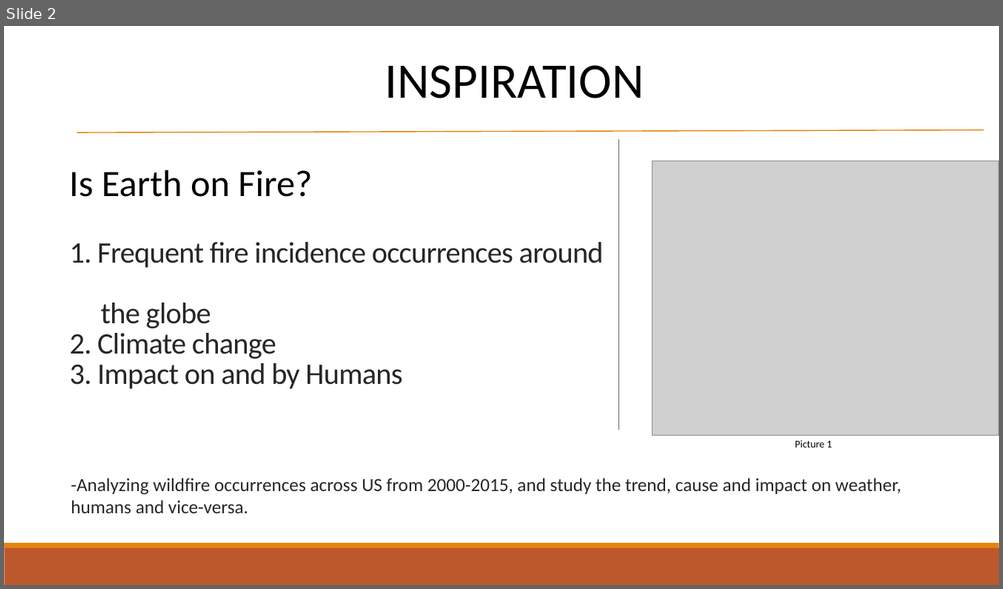
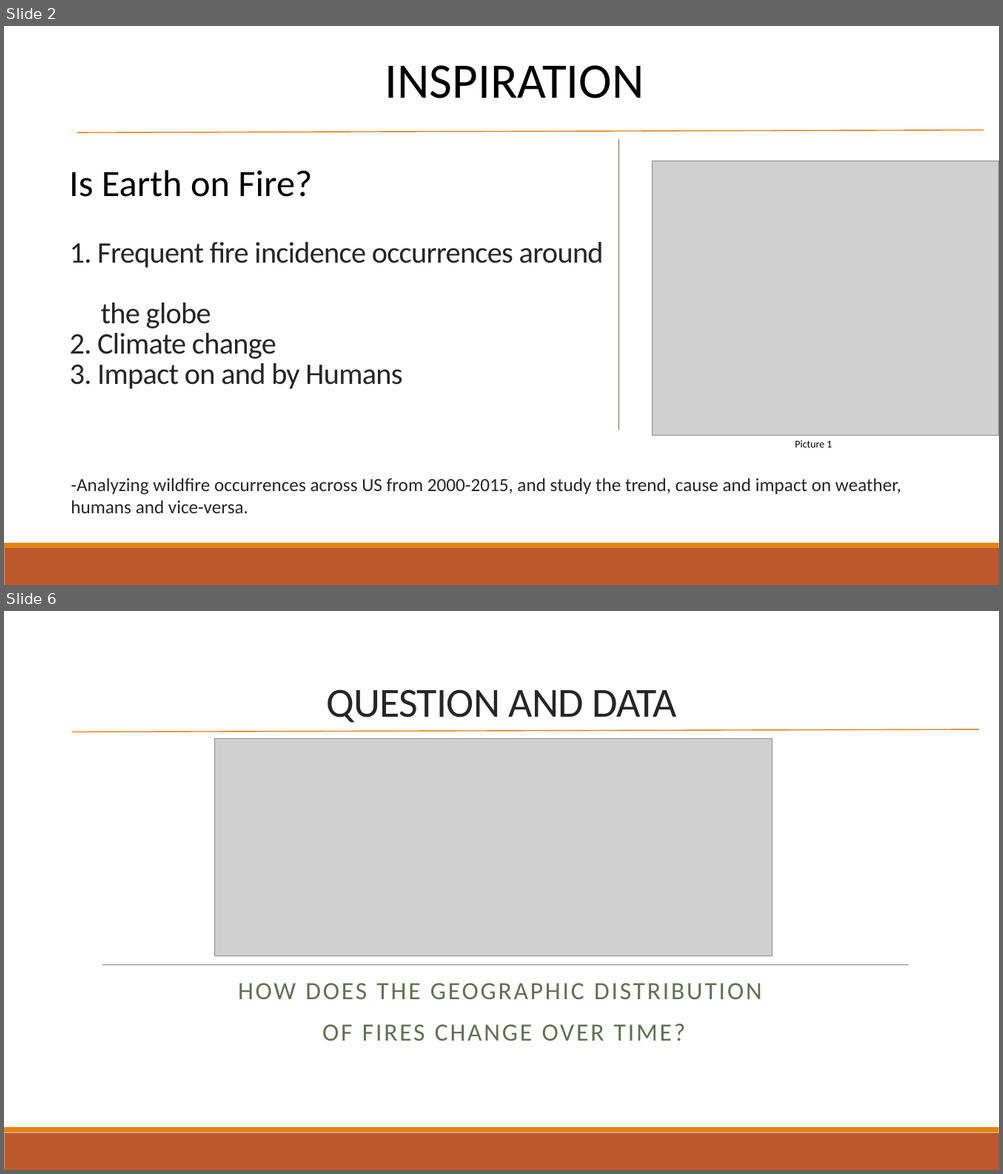
Before and after one commit to mturnell001/Project-1, a slide deck: US Wildfire presentation.pptx. Shown one above the other, each under a label of ours: slide 2 before the commit, slides 2 and 6 after it; the slides between them are not shown. The pictures are 1003x589 and 1003x1174 pixels, drawn with LibreOffice and Linux fonts; fonts in the diff are those of the drawing; grey boxes stand for pictures. Boxes give left, top, right and bottom in pixels: in the first picture for what was removed or moved away, otherwise in the second. Text is boxed around its words. In the diff, an @@ line names an element or a change of style, - is before the commit and + after.

```diff
--- a/US Wildfire presentation.pptx
+++ b/US Wildfire presentation.pptx
@@ slide 6 added at (4,611,999,1170), background #FFFFFF @@
@@ title added at (326,689,677,723), 40 pt, text #262626 @@
+QUESTION AND DATA
@@ line added from (72, 732) to (979, 729), #E48312 1 pt @@
@@ picture added at (214,738,771,957) @@
@@ line added from (102, 965) to (908, 965), #808080 0.5 pt @@
@@ subtitle added at (238,983,762,1041), 24 pt, text #637052 @@
+HOW DOES THE GEOGRAPHIC DISTRIBUTION
+OF FIRES CHANGE OVER TIME?
@@ rectangle added at (4,1133,999,1170), fill #BD582C @@
@@ rectangle added at (4,1128,999,1133), fill #E48312 @@
```
Also in this commit, not shown: 7 slides changed, 2 other slides added, 2 slides removed.
